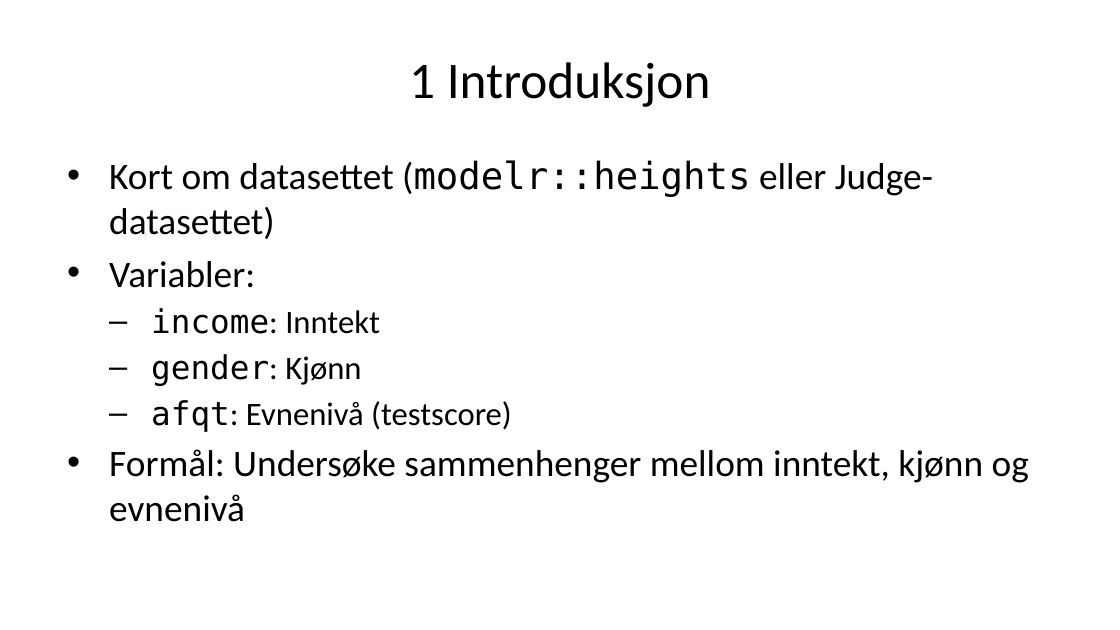
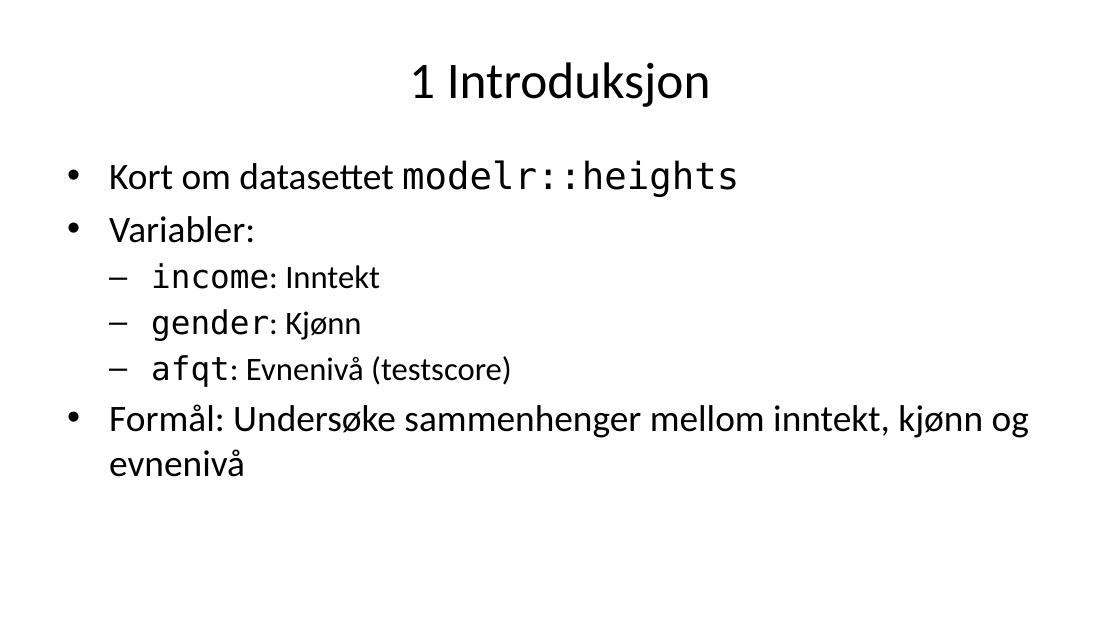
Before and after one commit to H-Vika/MSB105-Assign-2, a slide deck: slide 2 of MSB105 assign 2 presentasjon.pptx (slide 3 before the commit). Drawn at 1120x630 pixels with LibreOffice and Linux fonts; fonts in the diff are those of the drawing. Boxes give left, top, right and bottom in pixels: in the first picture for what was removed or moved away, otherwise in the second. Text is boxed around its words. In the diff, an @@ line names an element or a change of style, - is before the commit and + after.

```diff
--- a/MSB105 assign 2 presentasjon.pptx
+++ b/MSB105 assign 2 presentasjon.pptx
@@ text at [109, 160, 739, 197]: text changed @@
-• Kort om datasettet (modelr::heights eller Judge-datasettet)
+• Kort om datasettet modelr::heights
```
Also in this commit, not shown: 10 other slides changed, 2 slides added, 1 slide removed, 1 other file.
